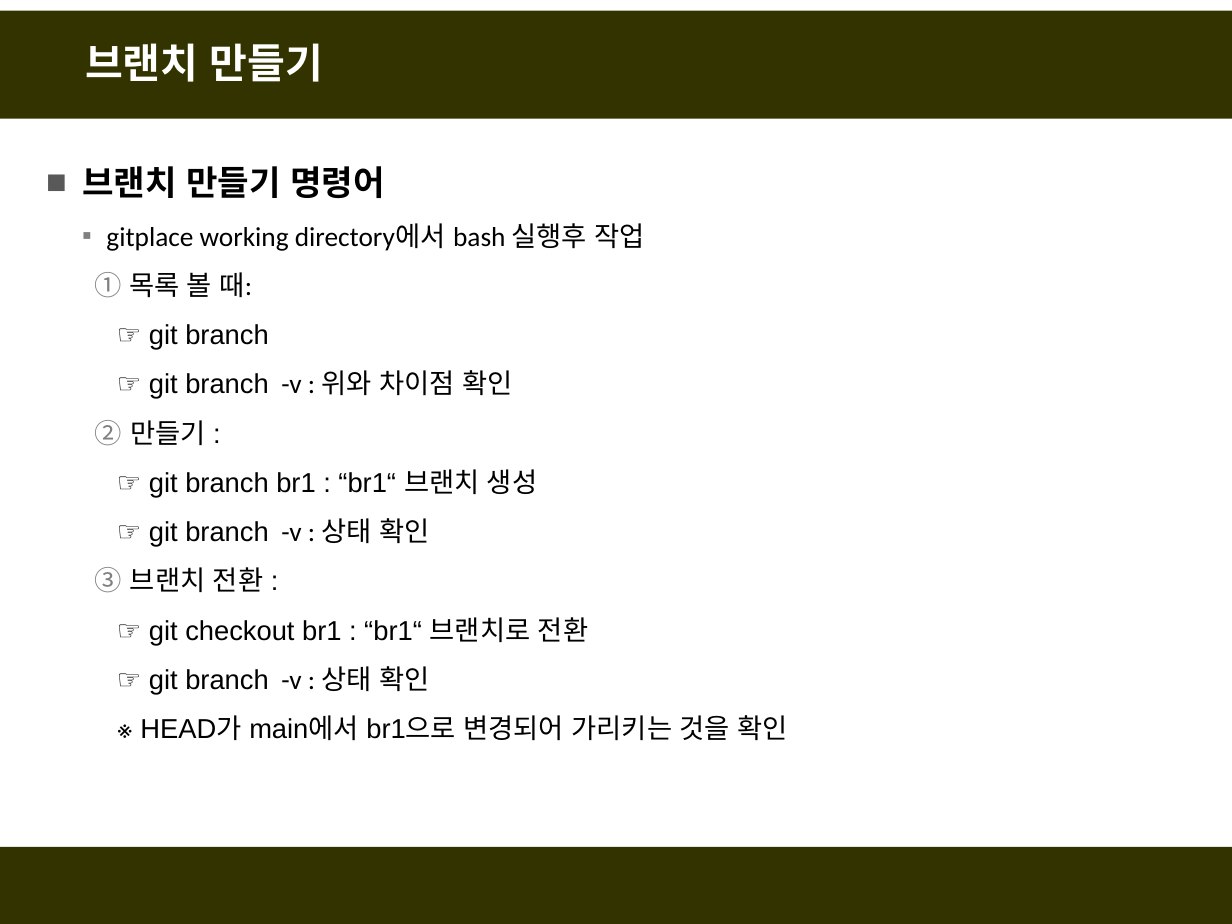
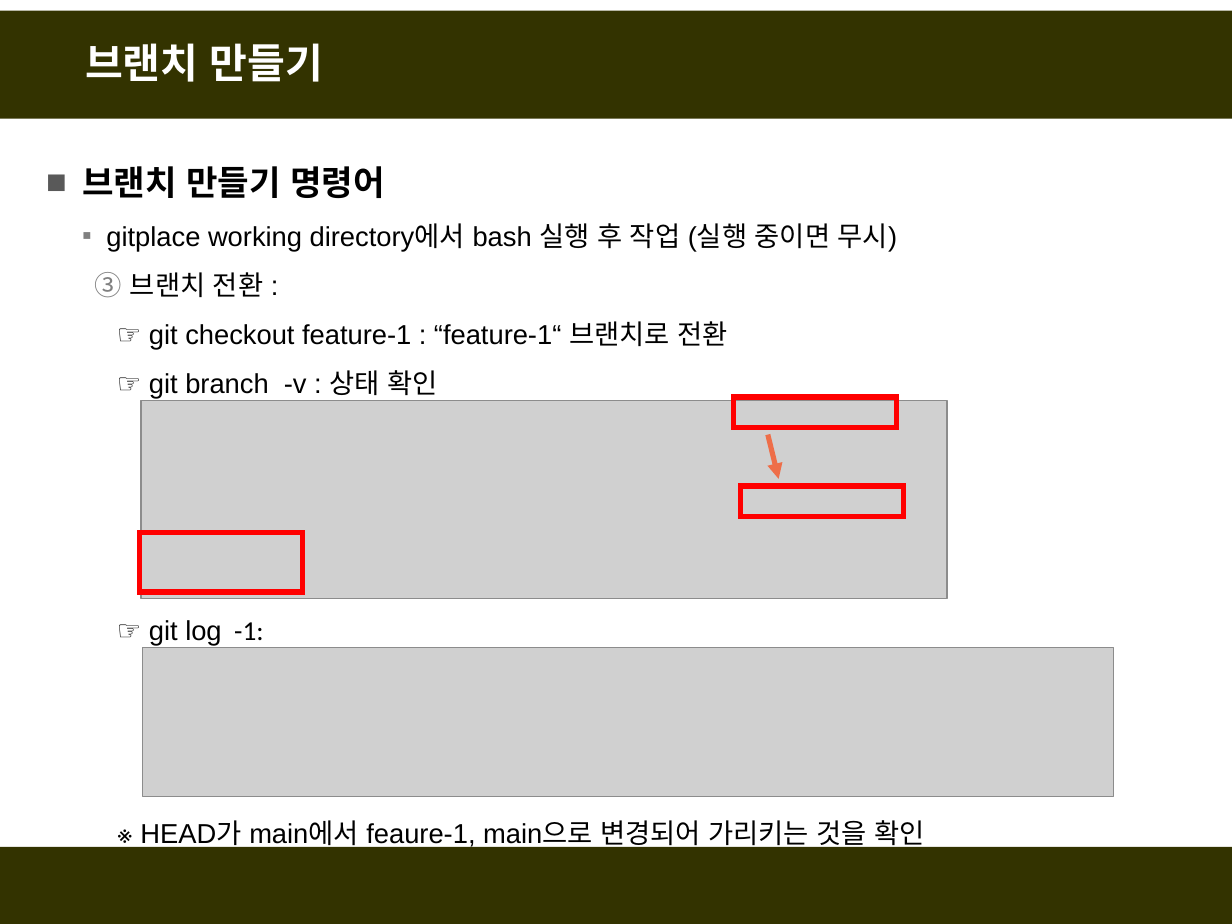
Before and after one commit to fasthill/github-lecture, a slide deck: slide 24 of git및github첫걸음.pptx. Drawn at 1232x924 pixels with LibreOffice and Linux fonts; fonts in the diff are those of the drawing; grey boxes stand for pictures. Boxes give left, top, right and bottom in pixels: in the first picture for what was removed or moved away, otherwise in the second. Text is boxed around its words. In the diff, an @@ line names an element or a change of style, - is before the commit and + after.

```diff
--- a/git및github첫걸음.pptx
+++ b/git및github첫걸음.pptx
@@ text at <box>106,223,897,350</box>: text changed; font Calibri to Arial @@
-  ▪ gitplace working directory에서 bash 실행후 작업
-  1. 목록 볼 때:
-  ☞ git branch
-  ☞ git branch -v : 위와 차이점 확인
-  2. 만들기 :
-  ☞ git branch br1 : “br1“ 브랜치 생성
+  ▪ gitplace working directory에서 bash 실행 후 작업 (실행 중이면 무시)
+  3. 브랜치 전환 :
+  ☞ git checkout feature-1 : “feature-1“ 브랜치로 전환
@@ text at <box>149,370,437,401</box>: font Calibri to Arial in "-v : 상태 확인" @@
@@ picture added at <box>142,400,947,598</box> @@
@@ rectangle added at <box>733,397,896,428</box>, outline #FF0000 3 pt @@
@@ arrow added from (768, 435) to (779, 479), #EE6E4A 3 pt @@
@@ rectangle added at <box>740,485,903,516</box>, outline #FF0000 3 pt @@
@@ rectangle added at <box>140,532,303,591</box>, outline #FF0000 3 pt @@
@@ text at <box>149,620,924,851</box>: text changed @@
-  3. 브랜치 전환 :
-  ☞ git checkout br1 : “br1“ 브랜치로 전환
-  ☞ git branch -v : 상태 확인
-  ※ HEAD가 main에서 br1으로 변경되어 가리키는 것을 확인
+  ☞ git log -1:
+  ※ HEAD가 main에서 feaure-1, main으로 변경되어 가리키는 것을 확인
@@ picture added at <box>142,648,1114,797</box> @@
```
Also in this commit, not shown: 25 other slides changed, 19 slides added, 1 slide removed.
